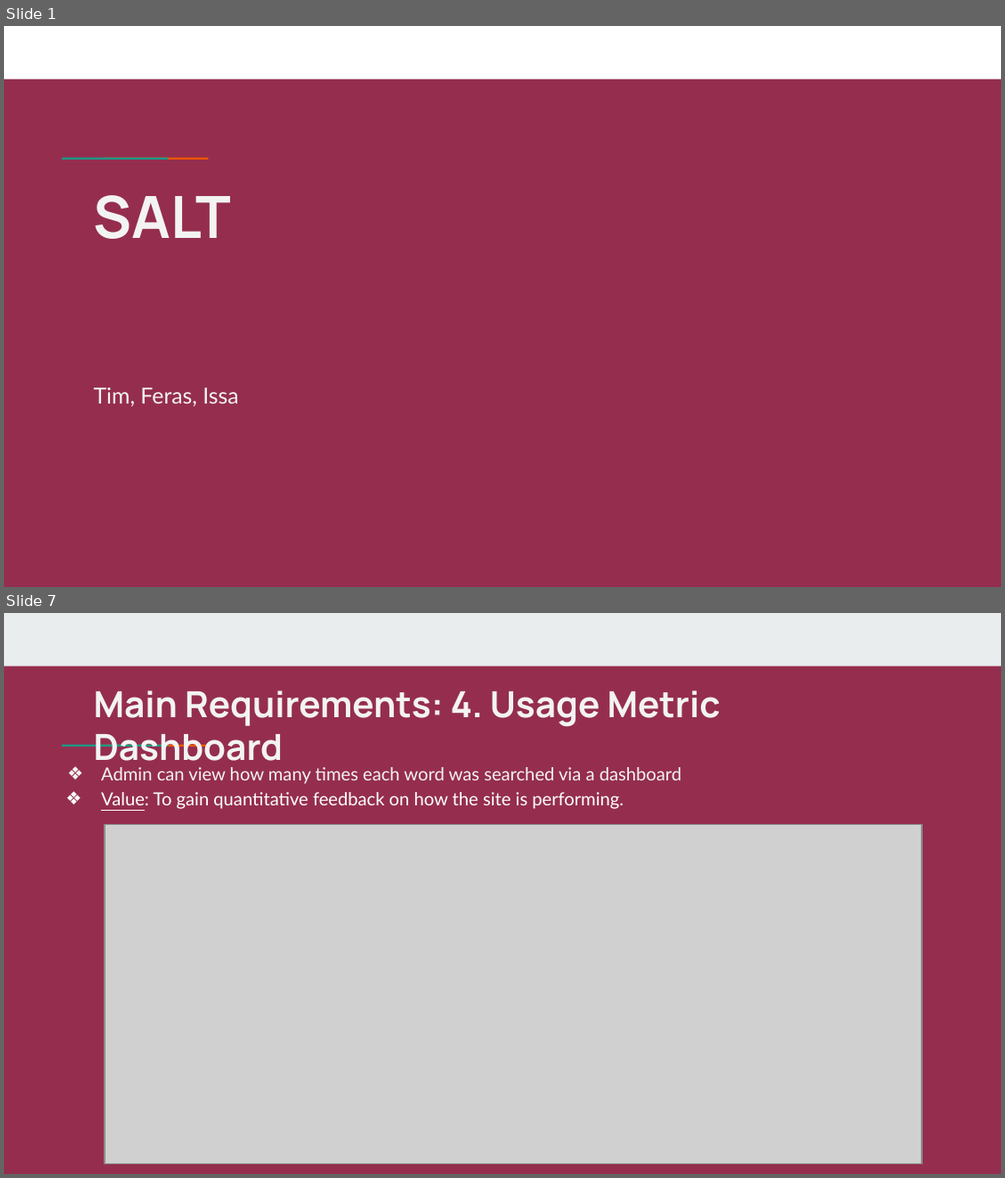
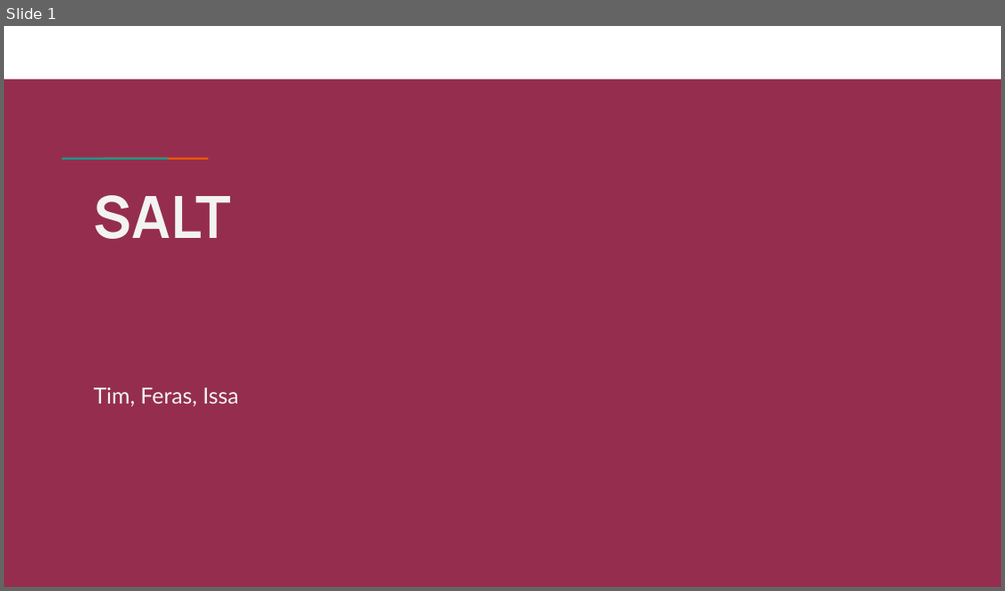
Before and after one commit to ttufford/publicphp3, a slide deck: User_Instructions.pptx. Shown one above the other, each under a label of ours: slides 1 and 7 before the commit, slide 1 after it; the slides between them are not shown. The pictures are 1005x1178 and 1005x591 pixels, drawn with LibreOffice and Linux fonts; fonts in the diff are those of the drawing; grey boxes stand for pictures. Boxes give left, top, right and bottom in pixels: in the first picture for what was removed or moved away, otherwise in the second. Text is boxed around its words. In the diff, an @@ line names an element or a change of style, - is before the commit and + after.

```diff
--- a/User_Instructions.pptx
+++ b/User_Instructions.pptx
@@ slide 7 removed at <box>4,613,1001,1174</box>, background #8C1D40 at 92% opacity; not listed: 2 template elements that a slide beside it also shows @@
@@ rectangle removed at <box>4,613,1001,666</box> @@
@@ title removed at <box>94,690,720,771</box> @@
-Main Requirements: 4. Usage Metric Dashboard
@@ text removed at <box>101,767,681,809</box> @@
-❖ Admin can view how many times each word was searched via a dashboard
-❖ Value: To gain quantitative feedback on how the site is performing.
@@ picture removed at <box>105,824,922,1163</box> @@
```
Also in this commit, not shown: 1 slide added, 19 other slides removed, 11 other files.
